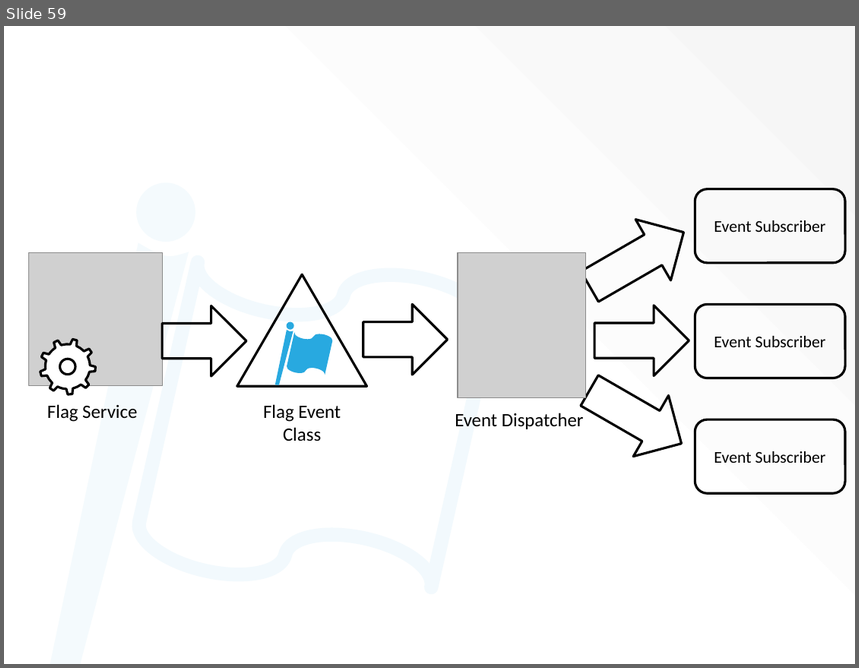
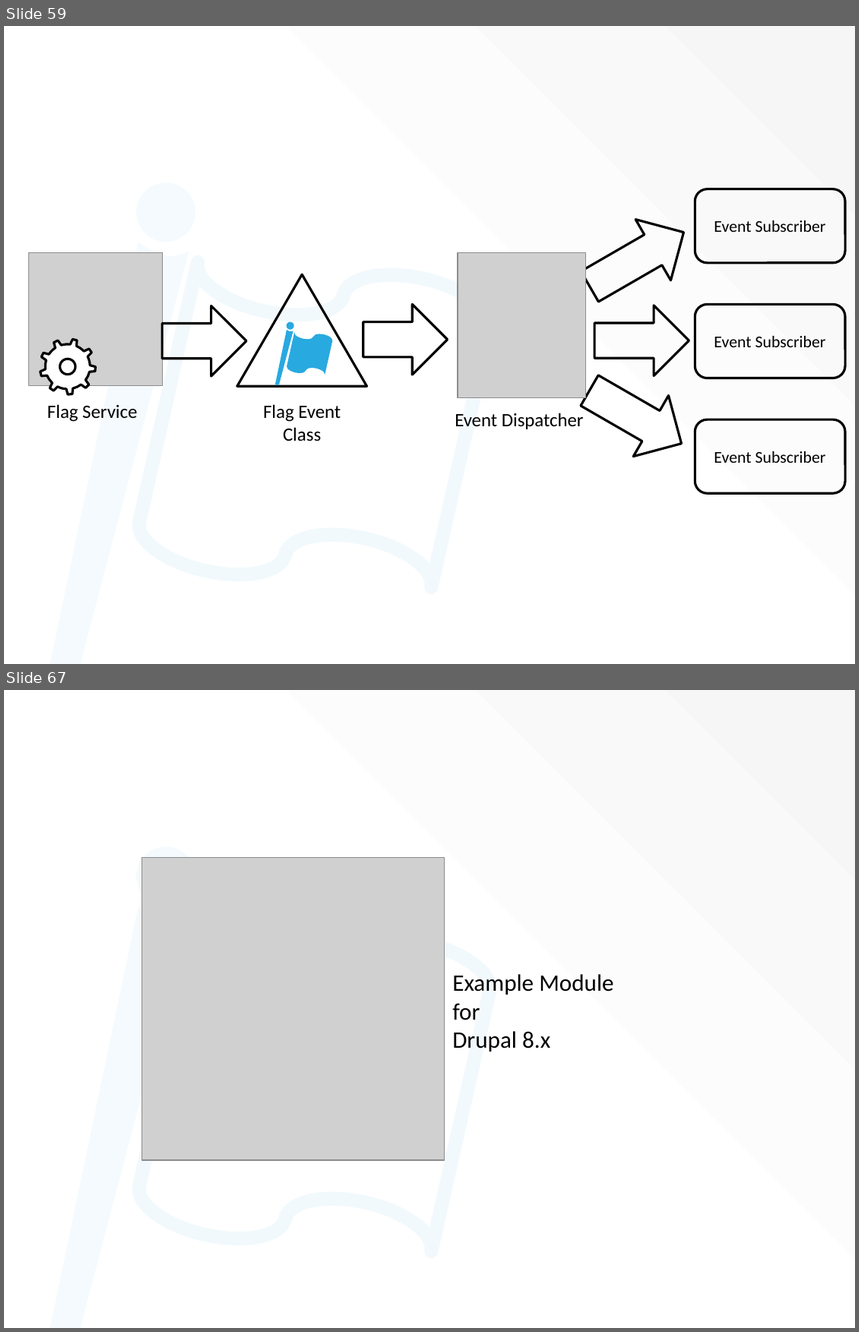
Before and after one commit to socketwench/portingFlagToDrupal8, a slide deck: src/flagOnD8.pptx. Shown one above the other, each under a label of ours: slide 59 before the commit, slides 59 and 67 after it; the slides between them are not shown. The pictures are 859x668 and 859x1332 pixels, drawn with LibreOffice and Linux fonts; fonts in the diff are those of the drawing; grey boxes stand for pictures; background and template pictures are left out. Boxes give left, top, right and bottom in pixels: in the first picture for what was removed or moved away, otherwise in the second. Text is boxed around its words. In the diff, an @@ line names an element or a change of style, - is before the commit and + after.

Commit message:
Copied changes from develop for Drupalcon Latin America 2015.

```diff
--- a/src/flagOnD8.pptx
+++ b/src/flagOnD8.pptx
@@ slide 67 added at (4,690,855,1328), background #FFFFFF; not listed: 4 template elements that a slide beside it also shows @@
@@ picture added at (142,858,445,1160) @@
@@ text added at (452,974,614,1052), 20 pt, text #000000 @@
+Example Module
+for
+Drupal 8.x
```
Also in this commit, not shown: 7 slides changed, 7 other slides added, 27 other files.
